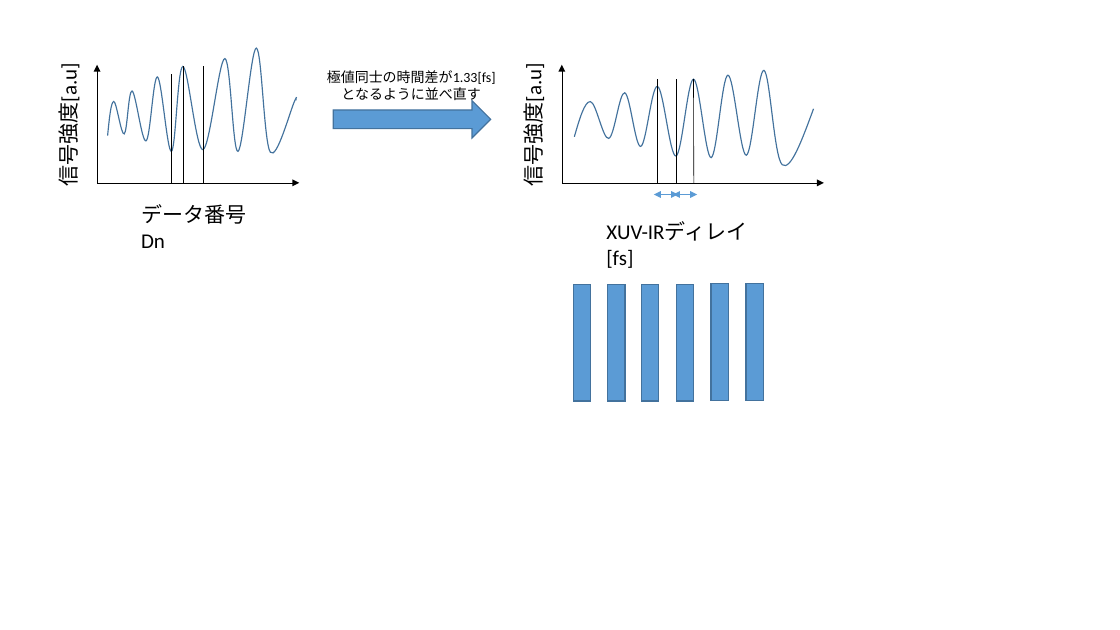
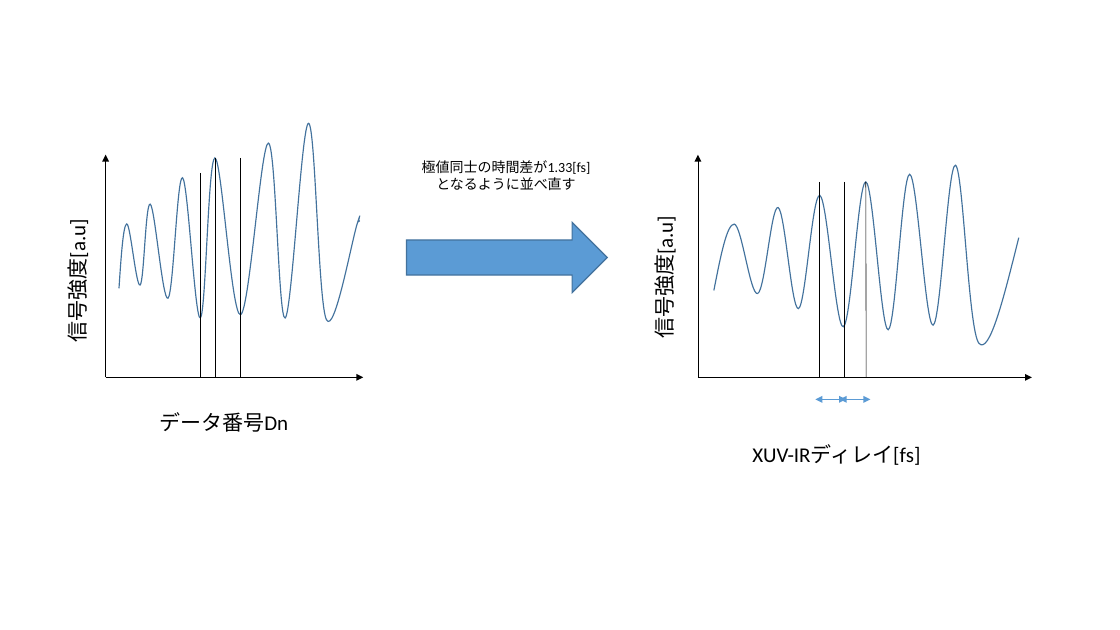
Before and after one commit to Appelingo/Data_Analyze, a slide deck: slide 16 of 図/図.pptx (slide 17 before the commit). Drawn at 1120x630 pixels with LibreOffice and Linux fonts; fonts in the diff are those of the drawing. Boxes give left, top, right and bottom in pixels: in the first picture for what was removed or moved away, otherwise in the second. Text is boxed around its words. In the diff, an @@ line names an element or a change of style, - is before the commit and + after.

```diff
--- a/図/図.pptx
+++ b/図/図.pptx
@@ freeform shape: place and size @@
-freeform shape at [108,48,297,153]
+freeform shape at [119,124,360,322]
@@ arrow moved from (97, 183) - (97, 65) to (106, 377) - (106, 155) @@
@@ line moved from (171, 75) - (171, 183) to (201, 173) - (201, 377) @@
@@ line moved from (183, 66) - (183, 183) to (215, 158) - (215, 377) @@
@@ line moved from (203, 66) - (203, 183) to (240, 158) - (240, 377) @@
@@ text "極値同士の時間差が1.33[fs]": place and size @@
-text "極値同士の時間差が1.33[fs]" at [327,70,496,103]
+text "極値同士の時間差が1.33[fs]" at [422,160,591,190]
@@ text "信号強度[a.u]": place and size @@
-text "信号強度[a.u]" at [517,75,547,182]
+text "信号強度[a.u]" at [648,228,678,335]
@@ arrow moved from (562, 183) - (562, 65) to (698, 377) - (698, 155) @@
@@ freeform shape: place and size @@
-freeform shape at [575,71,814,166]
+freeform shape at [714,166,1019,345]
@@ text "信号強度[a.u]": place and size @@
-text "信号強度[a.u]" at [52,75,82,182]
+text "信号強度[a.u]" at [61,231,91,338]
@@ line moved from (657, 79) - (657, 183) to (819, 182) - (819, 377) @@
@@ line moved from (676, 79) - (676, 183) to (844, 182) - (844, 377) @@
@@ line moved from (694, 79) - (694, 183) to (866, 182) - (866, 377) @@
@@ right arrow: place and size @@
-right arrow at [334,101,491,138]
+right arrow at [407,223,607,293]
@@ rectangle removed at [573,285,591,402] @@
@@ rectangle removed at [607,285,625,402] @@
@@ rectangle removed at [642,285,660,402] @@
@@ rectangle removed at [676,285,694,402] @@
@@ rectangle removed at [711,284,728,401] @@
@@ rectangle removed at [746,284,764,401] @@
@@ arrow moved from (97, 183) - (299, 183) to (106, 377) - (363, 377) @@
@@ arrow moved from (562, 183) - (824, 183) to (698, 377) - (1033, 377) @@
@@ text "データ番号Dn" rewrapped from [141,204,246,248] to [159,412,288,432] @@
@@ double arrow moved from (655, 195) - (678, 195) to (816, 399) - (846, 399) @@
@@ double arrow moved from (673, 195) - (697, 195) to (840, 399) - (870, 399) @@
@@ text "XUV-IRディレイ[fs]" rewrapped from [606,222,747,268] to [752,445,920,465] @@
```
Also in this commit, not shown: 2 other slides changed, 1 slide removed, 9 other files.
